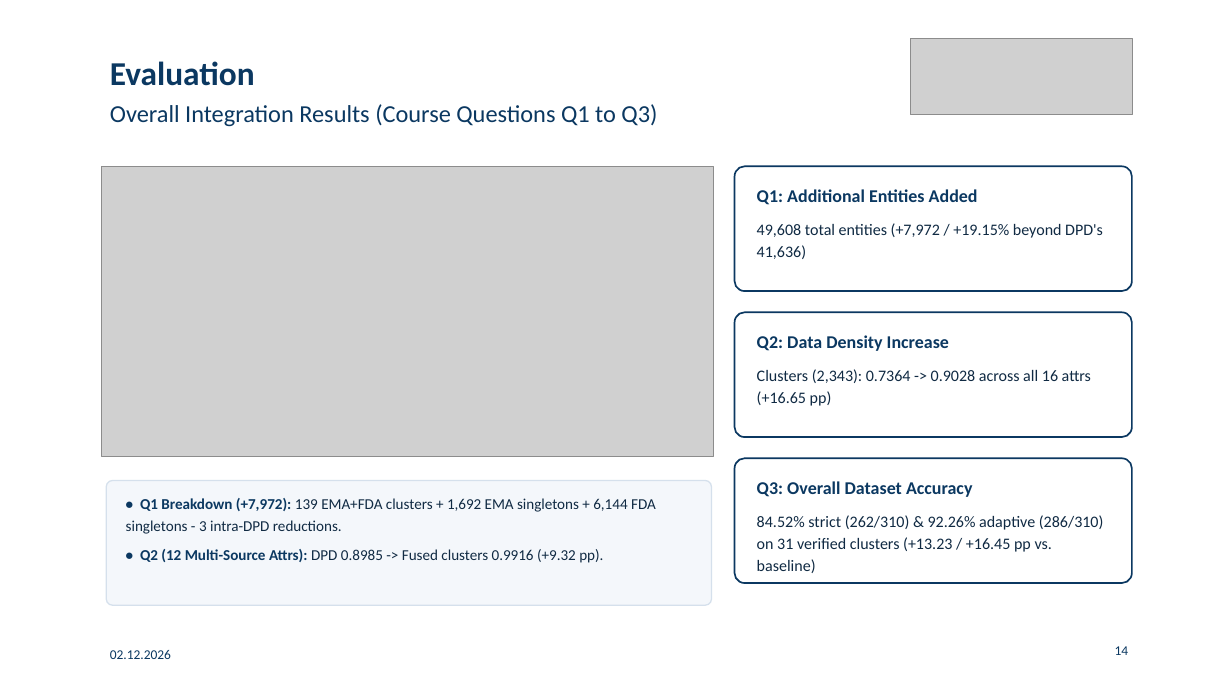
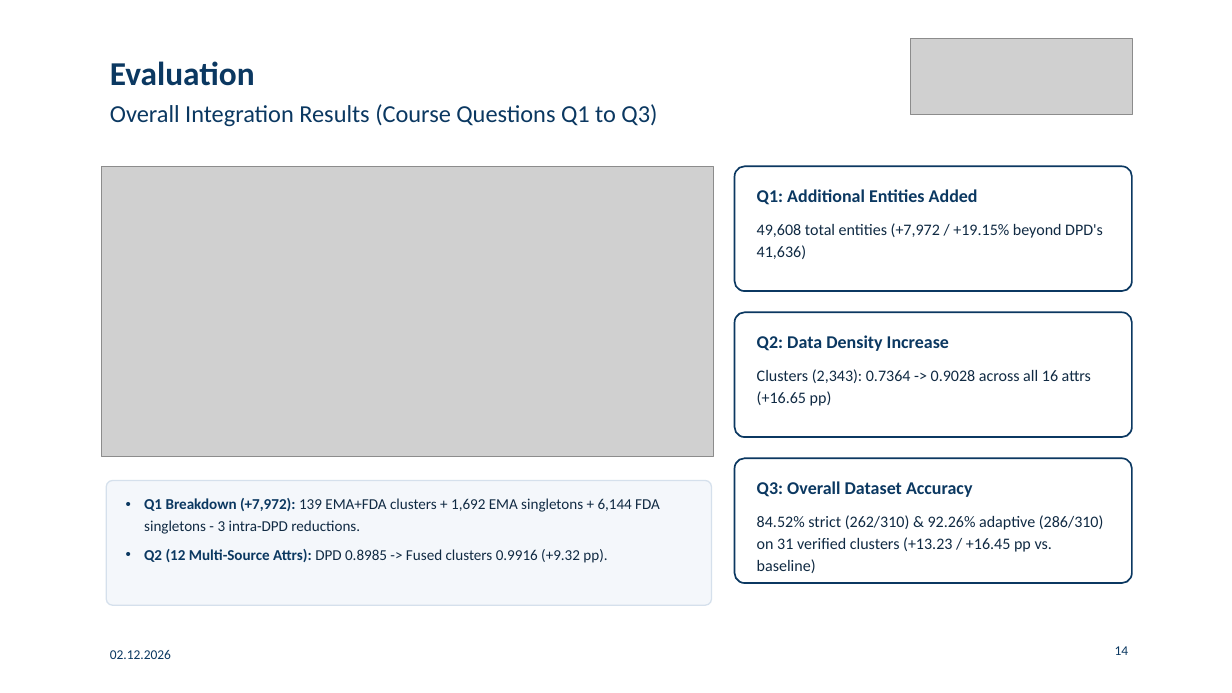
Before and after one commit to gabegagster/wdi-drug-integration, a slide deck: slide 14 of docs/presentation/wdi_drug_integration_presentation.pptx. Drawn at 1232x693 pixels with LibreOffice and Linux fonts; fonts in the diff are those of the drawing; grey boxes stand for pictures. Boxes give left, top, right and bottom in pixels: in the first picture for what was removed or moved away, otherwise in the second. Text is boxed around its words. In the diff, an @@ line names an element or a change of style, - is before the commit and + after.

```diff
--- a/docs/presentation/wdi_drug_integration_presentation.pptx
+++ b/docs/presentation/wdi_drug_integration_presentation.pptx
@@ text at (x1=144, y1=498, x2=660, y2=563): text changed @@
-• Q1 Breakdown (+7,972): 139 EMA+FDA clusters + 1,692 EMA singletons + 6,144 FDA singletons - 3 intra-DPD reductions.
-• Q2 (12 Multi-Source Attrs): DPD 0.8985 -> Fused clusters 0.9916 (+9.32 pp).
+• Q1 Breakdown (+7,972): 139 EMA+FDA clusters + 1,692 EMA singletons + 6,144 FDA singletons - 3 intra-DPD reductions.
+• Q2 (12 Multi-Source Attrs): DPD 0.8985 -> Fused clusters 0.9916 (+9.32 pp).
```
Also in this commit, not shown: 11 other slides changed, 1 other file.
